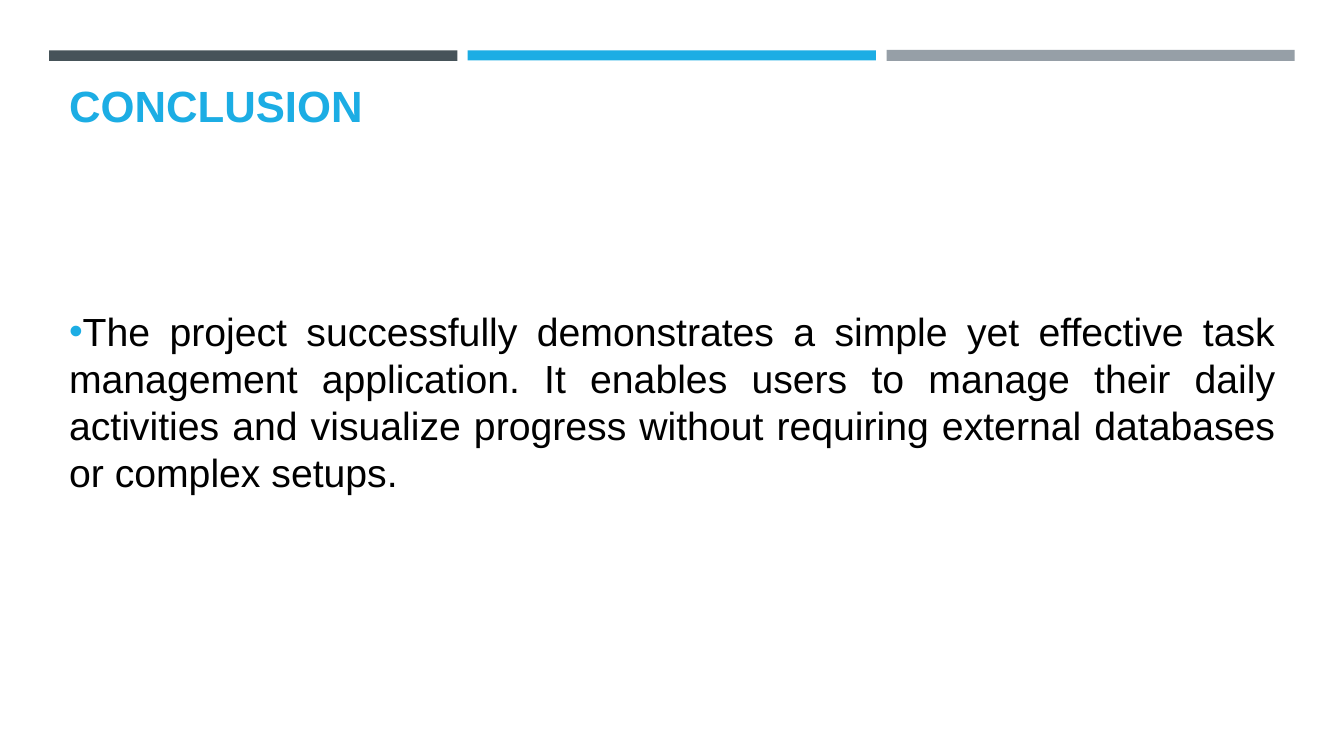
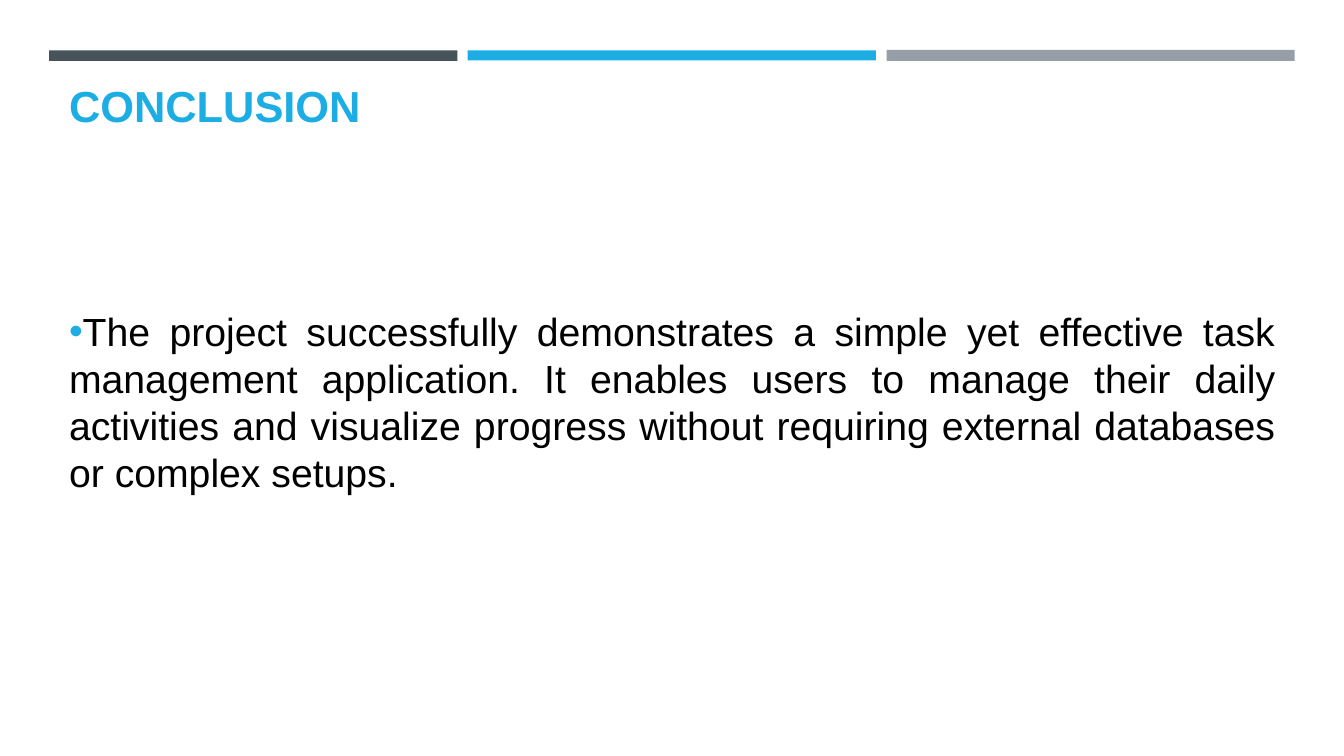
Before and after one commit to rishika174/Task-Manager-with-Progress-Tracker, a slide deck: slide 7 of Project.pptx. Drawn at 1344x756 pixels with LibreOffice and Linux fonts; fonts in the diff are those of the drawing; background and template pictures are left out. Boxes give left, top, right and bottom in pixels: in the first picture for what was removed or moved away, otherwise in the second. Text is boxed around its words. In the diff, an @@ line names an element or a change of style, - is before the commit and + after.

```diff
--- a/Project.pptx
+++ b/Project.pptx
@@ title "CONCLUSION" at (69, 91, 360, 123): size 31.2 to 31 pt @@
```
Also in this commit, not shown: 5 other slides changed.
